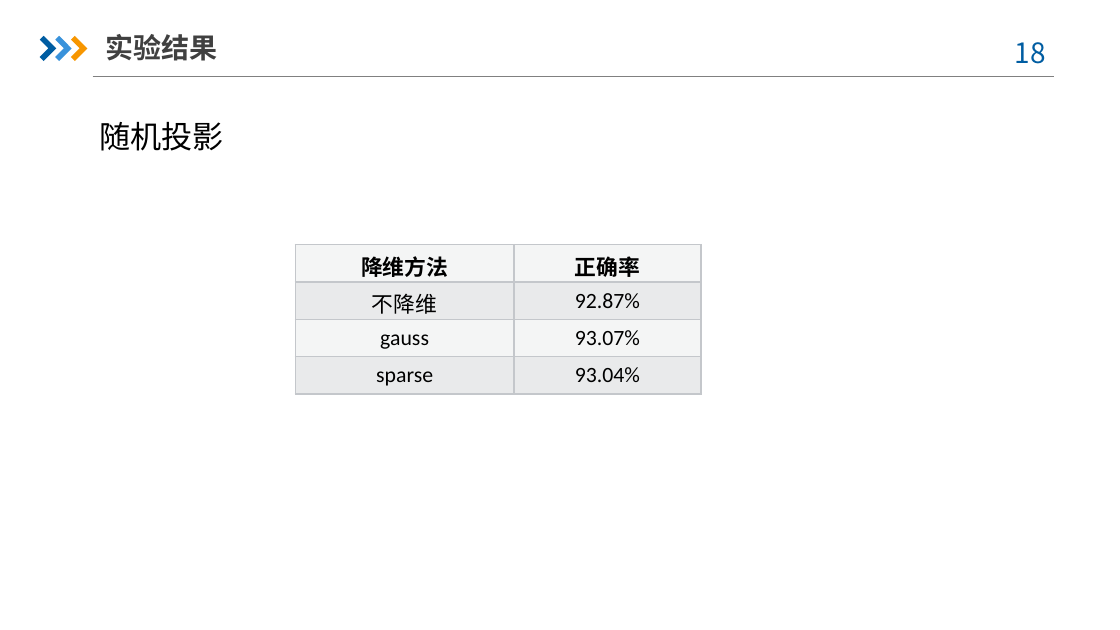
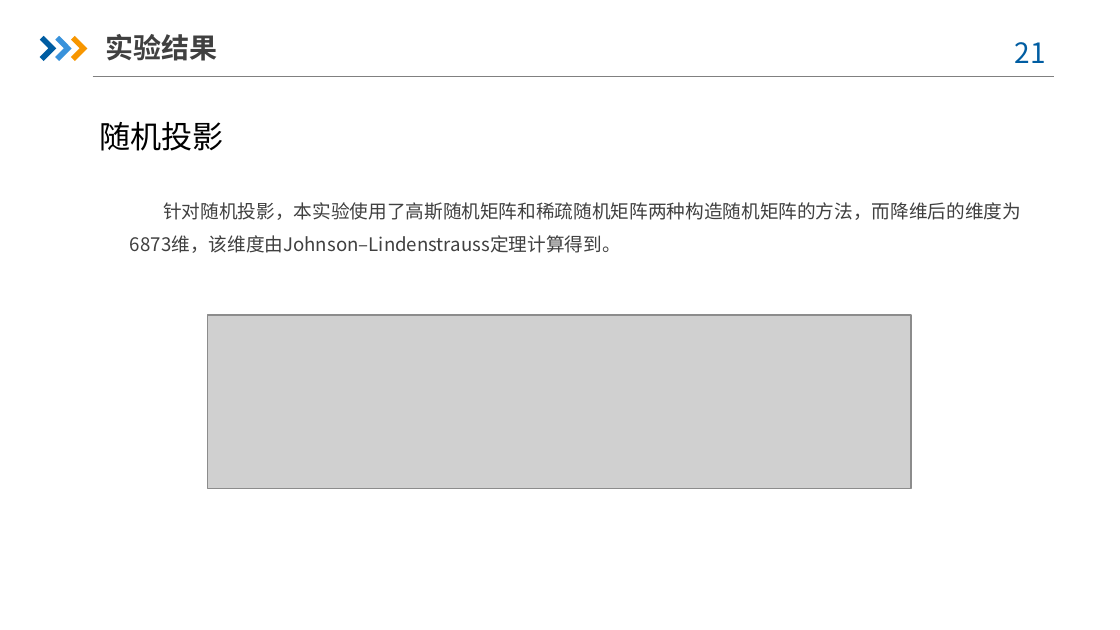
Before and after one commit to JT-Wong/course_homework, a slide deck: slide 21 of 数据科学基础/数据降维方法.pptx (slide 18 before the commit). Drawn at 1120x630 pixels with LibreOffice and Linux fonts; fonts in the diff are those of the drawing; grey boxes stand for pictures; background and template pictures are left out. Boxes give left, top, right and bottom in pixels: in the first picture for what was removed or moved away, otherwise in the second. Text is boxed around its words. In the diff, an @@ line names an element or a change of style, - is before the commit and + after.

```diff
--- a/数据科学基础/数据降维方法.pptx
+++ b/数据科学基础/数据降维方法.pptx
@@ page number at (1015,42,1046,63): text changed @@
-18
+21
@@ text added at (130,202,1021,253), 12 pt, text #404040 @@
+针对随机投影，本实验使用了高斯随机矩阵和稀疏随机矩阵两种构造随机矩阵的方法，而降维后的维度为6873维，该维度由Johnson–Lindenstrauss定理计算得到。
@@ table removed at (296,244,701,393), 4 rows, 2 columns @@
-降维方法 | 正确率
-不降维 | 92.87%
-gauss | 93.07%
-sparse | 93.04%
@@ picture added at (207,315,911,488) @@
```
Also in this commit, not shown: 5 other slides changed, 3 slides added, 11 other files.
